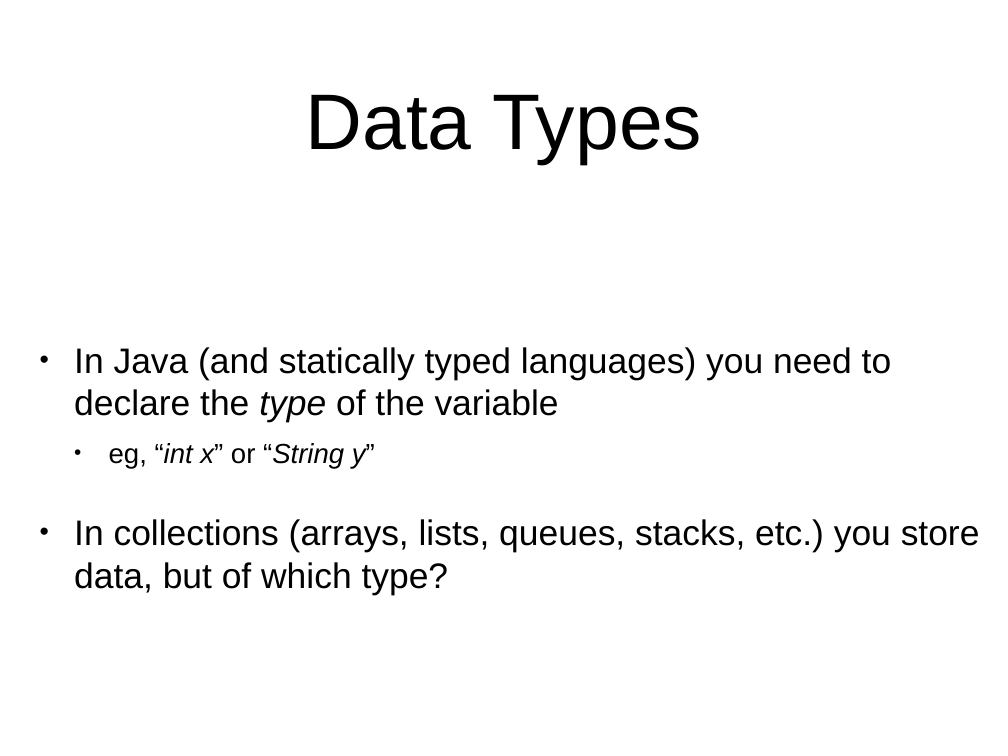
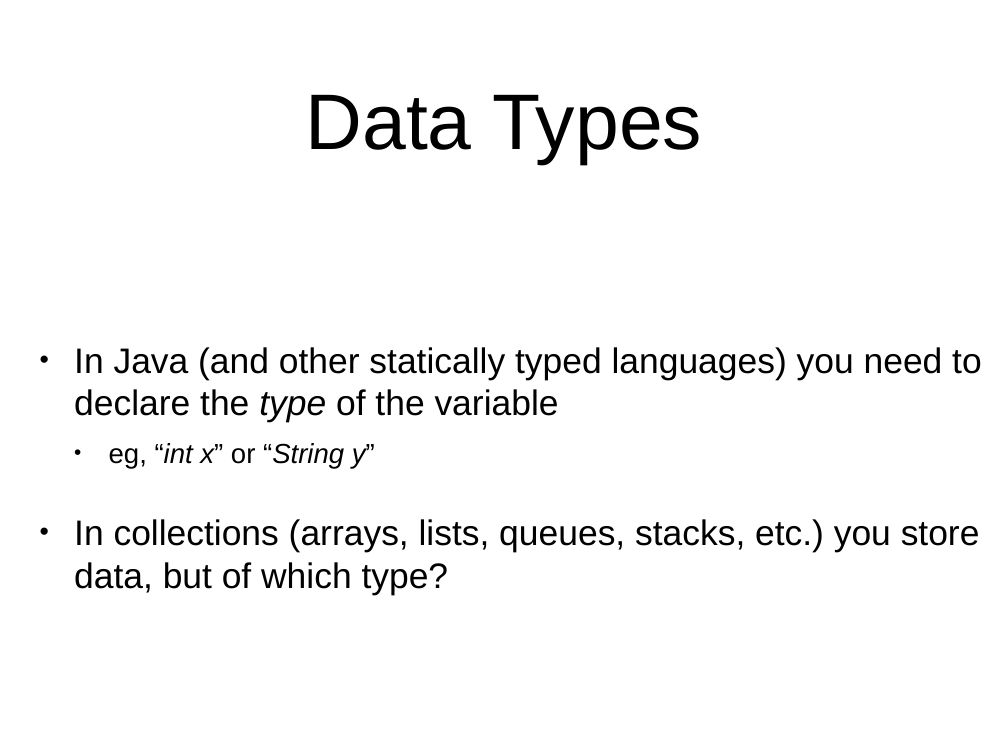
Before and after one commit to arcuri82/algorithms, a slide deck: slide 3 of docs/slides/02/02_stack_queue.pptx (slide 33 before the commit). Drawn at 1008x756 pixels with LibreOffice and Linux fonts; fonts in the diff are those of the drawing. Boxes give left, top, right and bottom in pixels: in the first picture for what was removed or moved away, otherwise in the second. Text is boxed around its words. In the diff, an @@ line names an element or a change of style, - is before the commit and + after.

```diff
--- a/docs/slides/02/02_stack_queue.pptx
+++ b/docs/slides/02/02_stack_queue.pptx
@@ text at [74,347,982,423]: text changed @@
-• In Java (and statically typed languages) you need to declare the type of the variable
+• In Java (and other statically typed languages) you need to declare the type of the variable
```
Also in this commit, not shown: 3 other slides changed, 7 slides added, 3 other files.
